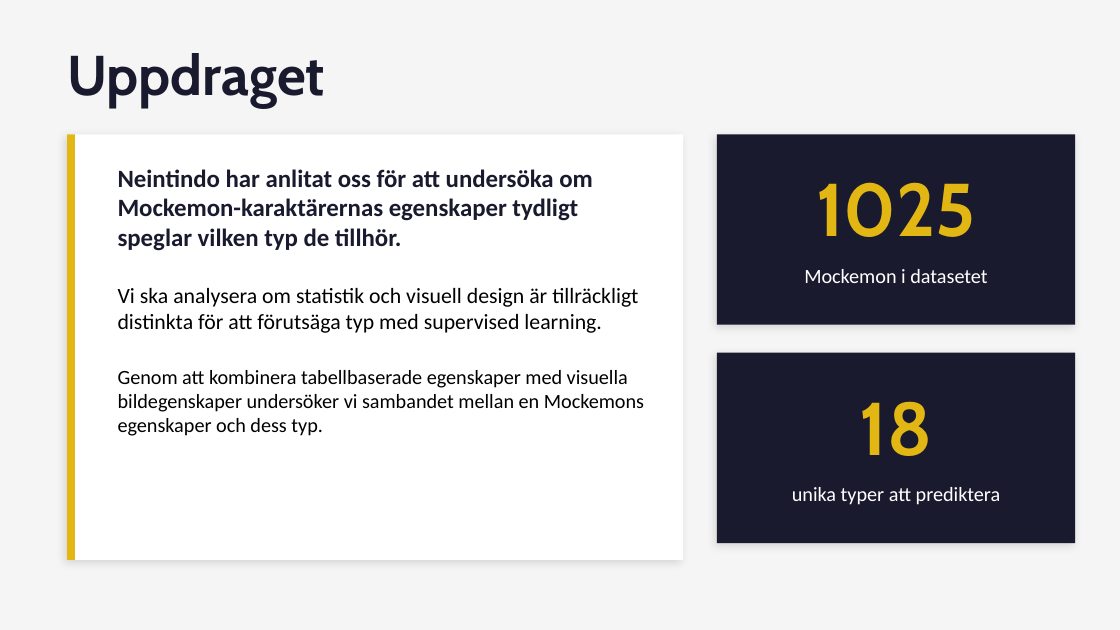
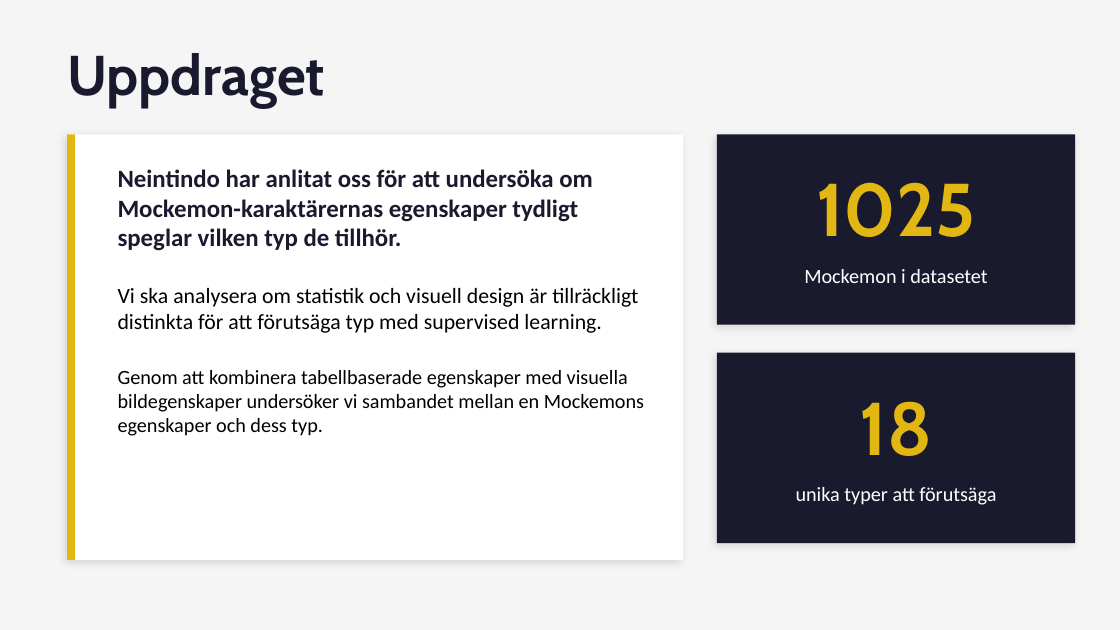
Before and after one commit to VendelaSW/Pokemon-supervised-learning, a slide deck: slide 2 of mockemon_presentation.pptx. Drawn at 1120x630 pixels with LibreOffice and Linux fonts; fonts in the diff are those of the drawing. Boxes give left, top, right and bottom in pixels: in the first picture for what was removed or moved away, otherwise in the second. Text is boxed around its words. In the diff, an @@ line names an element or a change of style, - is before the commit and + after.

```diff
--- a/mockemon_presentation.pptx
+++ b/mockemon_presentation.pptx
@@ text at <box>796,487,996,505</box>: text changed @@
-unika typer att prediktera
+unika typer att förutsäga
```
Also in this commit, not shown: 6 other slides changed.
